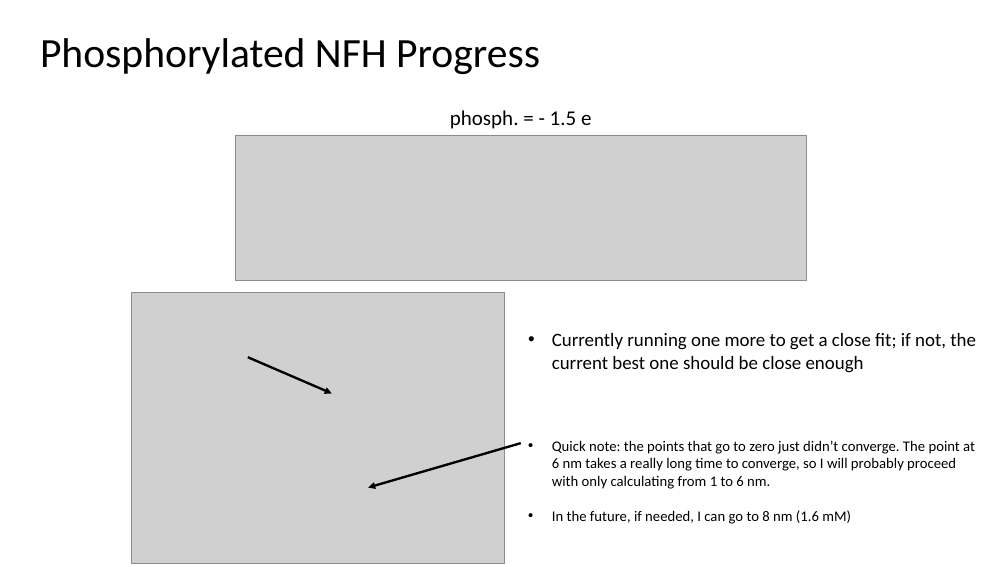
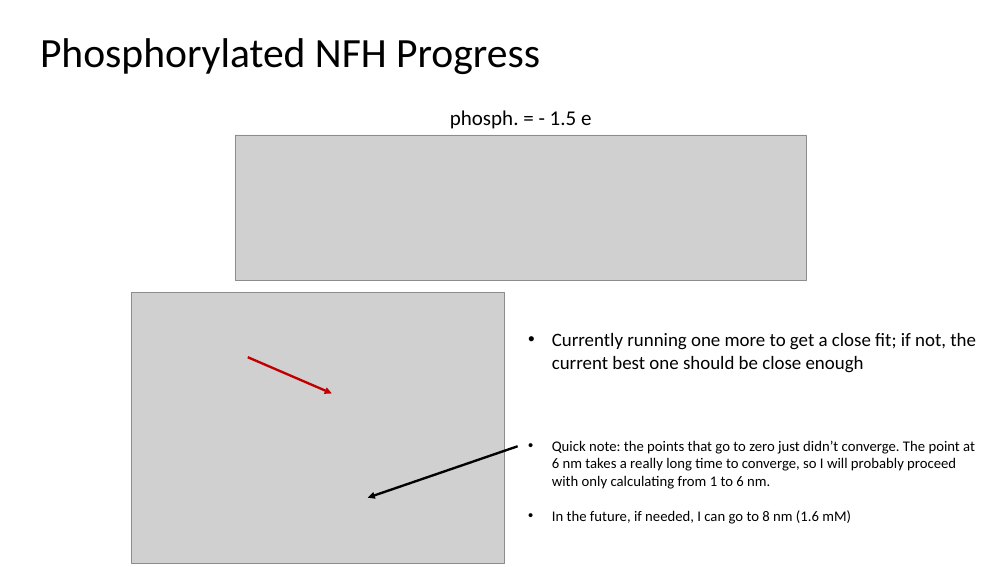
Before and after one commit to tyokokur/presentations, a slide deck: slide 5 of 20220331 EAD Update.pptx. Drawn at 1008x567 pixels with LibreOffice and Linux fonts; fonts in the diff are those of the drawing; grey boxes stand for pictures. Boxes give left, top, right and bottom in pixels: in the first picture for what was removed or moved away, otherwise in the second. Text is boxed around its words. In the diff, an @@ line names an element or a change of style, - is before the commit and + after.

Commit message:
autocommit

```diff
--- a/20220331 EAD Update.pptx
+++ b/20220331 EAD Update.pptx
@@ arrow (248, 357) - (332, 393): stroke #000000 2.25 pt to #C00000 2.25 pt @@
@@ arrow moved from (521, 443) - (368, 488) to (518, 446) - (368, 498) @@
```
